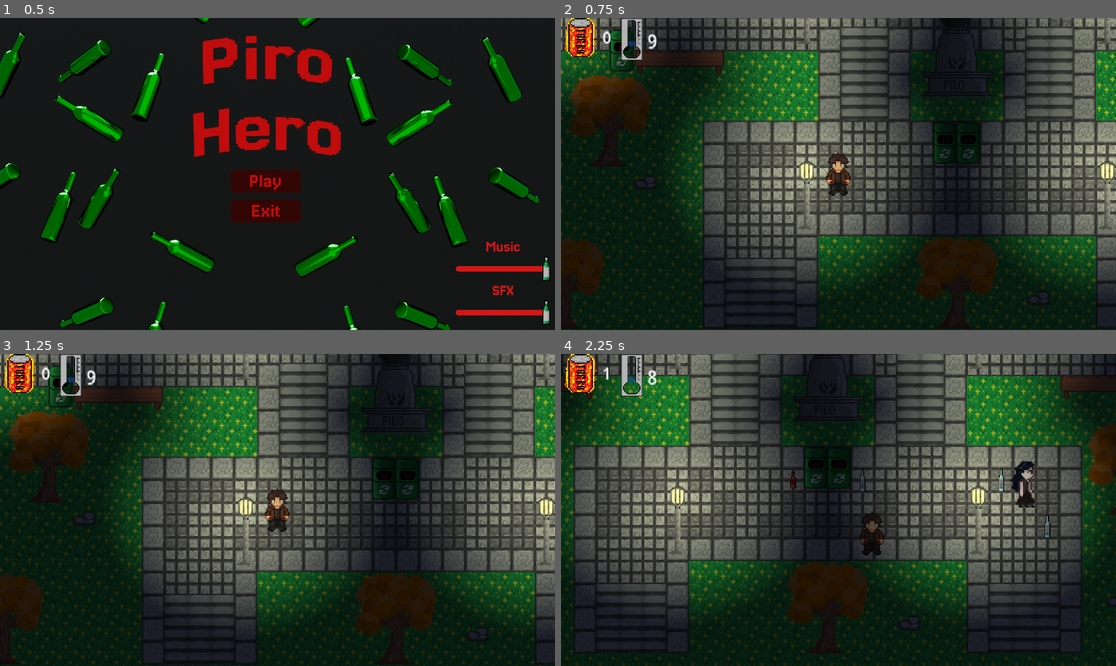
Above: before the commit, frames 1-4 (two rows, left to right).
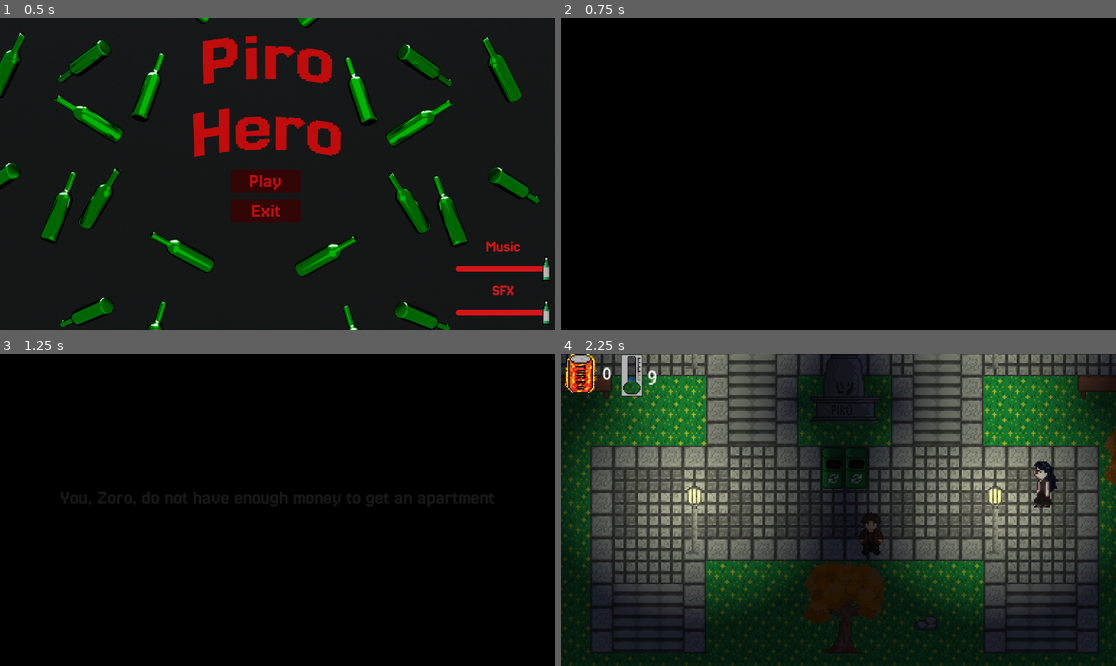
Above: after the commit, the same moments.

Repository: KirillMitjurin/gamejam2025scratch
Game: Godot game, scene res://scenes/start_menu.tscn
Same seed, same stepped clock (60 frames per second), same inputs: the game is played once before the commit and once after it. Sound files missing from this copy of the repository are replaced by a short silence.
Inputs (mouse positions are in pixels of both pictures, inside the frame that each line leads up to):
- Up to frame 1 (0.5 s): no input
- Up to frame 2 (0.75 s): click "Play" at 0.5 s
- Up to frame 3 (1.25 s): no input
- Up to frame 4 (2.25 s): move the mouse to (960, 494) at 1.27 s; hold Right (ui_right) 1.28-2.03 s; tap Space (ui_next, bound only after the commit) at 1.35, 2.1 s; move the mouse to (727, 525) at 2.02 s; hold Down (ui_down) from 2.03 s (still down)

Frame 1 is identical in both runs. In frame 2, 91% of the frame differs, in the area x 0-100%, y 0-100%; in frame 3, 91%; in frame 4, 34%.

Commit message:
tutorial

Diff:
--- a/project.godot
+++ b/project.godot
@@ -63,6 +63,12 @@
 "events": [Object(InputEventKey,"resource_local_to_scene":false,"resource_name":"","device":-1,"window_id":0,"alt_press …(195 unchanged characters)…
 ]
 }
+ui_next={
+"deadzone": 0.2,
+"events": [Object(InputEventKey,"resource_local_to_scene":false,"resource_name":"","device":-1,"window_id":0,"alt_pressed":false,"shift_pressed":false,"ctrl_pressed":false,"meta_pressed":false,"pressed":false,"keycode":0,"physical_keycode":32,"key_label":0,"unicode":32,"location":0,"echo":false,"script":null)
+, Object(InputEventKey,"resource_local_to_scene":false,"resource_name":"","device":-1,"window_id":0,"alt_pressed":false,"shift_pressed":false,"ctrl_pressed":false,"meta_pressed":false,"pressed":false,"keycode":0,"physical_keycode":4194309,"key_label":0,"unicode":0,"location":0,"echo":false,"script":null)
+]
+}
 
 [rendering]
 
--- /dev/null
+++ b/scenes/fadingtext.gd
@@ -0,0 +1,17 @@
+extends Label
+
+@export var fade_delay: float = 0.5      # how long to wait before fading in
+@export var fade_duration: float = 1.0   # how long the fade takes
+
+func _ready():
+	# Start fully transparent
+	modulate.a = 0.0
+
+	# Create tween
+	var tween = create_tween()
+
+	# Wait before starting the fade
+	tween.tween_interval(fade_delay)
+
+	# Fade alpha to 1.0 over fade_duration seconds
+	tween.tween_property(self, "modulate:a", 1.0, fade_duration)
--- a/scenes/start_menu.gd
+++ b/scenes/start_menu.gd
@@ -2,7 +2,7 @@
 
 
 func _on_play_pressed() -> void:
-	get_tree().change_scene_to_file("res://scenes/main.tscn")
+	get_tree().change_scene_to_file("res://scenes/tutorial.tscn")
 
 
 func _on_exit_pressed() -> void:
--- /dev/null
+++ b/scenes/tutorial.gd
@@ -0,0 +1,45 @@
+extends Node
+
+@export var duration: float = 5.0          # total time before scene ends
+@export var fade_duration: float = 1.0     # how long before end to start fading
+@export var fade_rect: ColorRect           # assign your ColorRect in the inspector
+
+var _timer_running := true
+
+func _ready() -> void:
+	if fade_rect:
+		fade_rect.modulate.a = 0.0
+	await _run_timer()
+
+
+# Core logic
+func _run_timer() -> void:
+	var elapsed := 0.0
+	var fade_started := false
+
+	while _timer_running and elapsed < duration:
+		# Wait a frame
+		await get_tree().process_frame
+		elapsed += get_process_delta_time()
+
+		# Check if "ui_next" key pressed
+		if Input.is_action_just_pressed("ui_next"):
+			break
+
+		# Trigger fade at the right time
+		if not fade_started and elapsed >= (duration - fade_duration):
+			fade_started = true
+			_start_fade()
+
+	_end_scene()
+
+
+func _start_fade() -> void:
+	if not fade_rect:
+		return
+
+	var tween := create_tween()
+	tween.tween_property(fade_rect, "modulate:a", 1.0, fade_duration)
+
+func _end_scene() -> void:
+	get_tree().change_scene_to_file("res://scenes/main.tscn")
--- /dev/null
+++ b/scenes/tutorial.tscn
@@ -0,0 +1,43 @@
+[gd_scene load_steps=4 format=3 uid="uid://b85nvnqvefxjq"]
+
+[ext_resource type="Theme" uid="uid://kpg2hph0ht5c" path="res://themes/text.tres" id="1_8ho6b"]
+[ext_resource type="Script" uid="uid://wv1ru4lc3nmk" path="res://scenes/tutorial.gd" id="1_ph3nu"]
+[ext_resource type="Script" uid="uid://7uiptu5v32b1" path="res://scenes/fadingtext.gd" id="2_ph3nu"]
+
+[node name="Tutorial" type="Node2D" node_paths=PackedStringArray("fade_rect")]
+script = ExtResource("1_ph3nu")
+duration = 8.0
+fade_rect = NodePath("FadeRect")
+
+[node name="BackgroundRect" type="ColorRect" parent="."]
+offset_right = 1169.0
+offset_bottom = 669.0
+color = Color(0, 0, 0, 1)
+
+[node name="TopText" type="Label" parent="."]
+offset_top = 278.0
+offset_right = 1151.0
+offset_bottom = 320.0
+size_flags_horizontal = 4
+theme = ExtResource("1_8ho6b")
+text = "You, Zoro, do not have enough money to get an apartment"
+horizontal_alignment = 1
+script = ExtResource("2_ph3nu")
+fade_duration = 2.0
+
+[node name="BottomText" type="Label" parent="."]
+offset_top = 336.0
+offset_right = 1151.0
+offset_bottom = 378.0
+size_flags_horizontal = 4
+theme = ExtResource("1_8ho6b")
+text = "Collect bottles until you can afford one"
+horizontal_alignment = 1
+script = ExtResource("2_ph3nu")
+fade_delay = 3.0
+fade_duration = 2.0
+
+[node name="FadeRect" type="ColorRect" parent="."]
+offset_right = 1169.0
+offset_bottom = 669.0
+color = Color(0, 0, 0, 1)
Not shown, added: scenes/fadingtext.gd.uid
Not shown, added: scenes/tutorial.gd.uid
